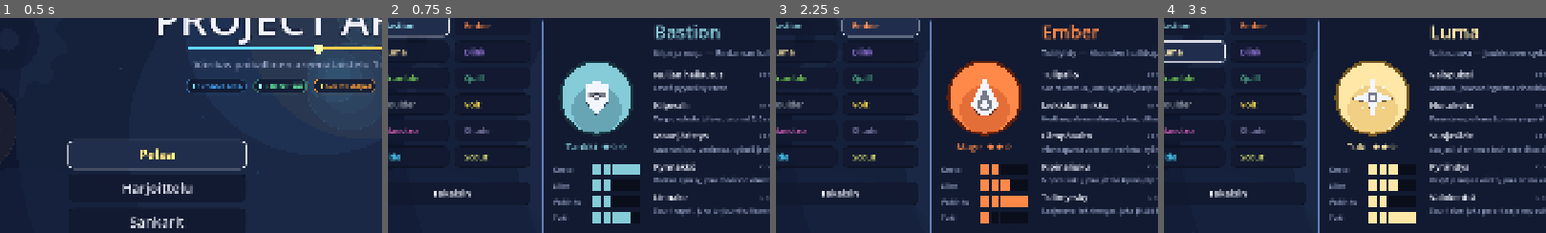
Above: before the commit, frames 1-4 (left to right).
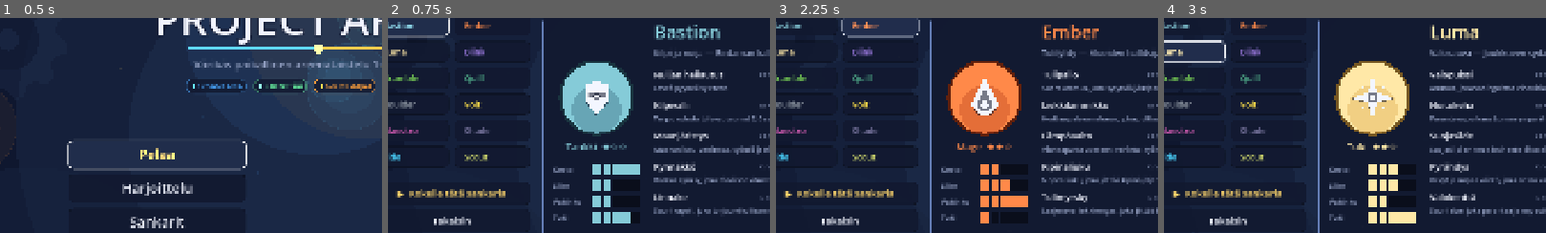
Above: after the commit, the same moments.

Repository: Zafgar/Brawlers
Game: Godot game, scene res://src/main.tscn
The game is run twice, just before and just after one commit, with the same random seed, the same clock (stepped at 60 frames per second) and the same inputs.
Inputs:
- Up to frame 1 (0.5 s): no input
- Up to frame 2 (0.75 s): click "Sankarit" at 0.5 s
- Up to frame 3 (2.25 s): click "Bastion" at 1.25 s; click "Ember" at 2 s
- Up to frame 4 (3 s): click "Luma" at 2.75 s
The pictures show only the part of the screen within x 8-58%, y 14-64%; the shares and areas given below are measured in that part.

Frame 1 is identical in both runs. In frame 2, 1.1% of the frame differs, in the area x 2-31%, y 79-97%; in frame 3, 1.1%; in frame 4, 1.1%.

Commit message:
Erilliset äänisäätimet, vaeltava pyörremyrsky, kokeile-sankaria ja helpompi Easy-botti
Pelitestin palautteen pohjalta:

1. Musiikki- ja tehostesäätimet erikseen. Voitto- ja aloitusfanfaarit
   olivat paljon musiikkia kovempia. Asetuksiin kaksi liukusäädintä
   (Musiikki / Ääniefektit) jotka ohjaavat omia väyliään, musiikkia
   nostettu (-13 -> -8 dB) ja kovimmat fanfaarit (round_start, count_go,
   round_win, match_win) hiljennetty soittokohdissa.

2. Dust Canyonin koko kentän pyyhkivä hiekkaseinämä oli raivostuttava.
   Tilalle paikallinen PYÖRREMYRSKY joka vaeltaa kentällä orgaanisen
   satunnaisesti (usean sinin summa), pyörittää ja hidastaa lievästi
   sisällä olevia mutta on helposti väistettävissä. Uusi suppilografiikka.

3. Sankarigalleriaan "Kokeile tätä sankaria" -nappi, joka hyppää suoraan
   1v1-harjoitteluun valitulla sankarilla (käyttää kytkettyä ohjainta),
   jotta näkee mitä kyvyt oikeasti tekevät.

4. Easy- ja Normal-botit tuntuivat samalta eikä pelejä voittanut. Easy
   nyt selvästi heikompi: hitaampi reagointi, paljon huonompi tähtäys,
   harvoin väistää/käyttää kykyjä, ja uusi aggression-jaksotus jolla
   heikommat botit hyökkäävät vain osan ajasta (Easy ~50%, Normal ~85%,
   Hard 100%). Selkeä ero vaikeustasojen välille.

Co-Authored-By: Claude Opus 4.8 <noreply@anthropic.com>
Claude-Session: https://claude.ai/code/session_01SqBgCfYgCzhYDAn38izic8

Diff:
--- a/src/ai/bot_brain.gd
+++ b/src/ai/bot_brain.gd
@@ -29,6 +29,7 @@
 var ability_chance := 0.6
 var ult_chance := 0.9
 var prediction := 0.5
+var aggression := 1.0           # kuinka suuren osan ajasta botti oikeasti hyökkää
 
 # Roolikohtaiset (asetetaan ensimmäisellä päivityksellä)
 var _role := ""
@@ -55,6 +56,8 @@
 var _aim_err_timer := 0.0
 var _dodge_check_timer := 0.0
 var _strafe_dir := 1.0
+var _atk_phase := 0.0            # hyökkäyksen jaksotus (aggression-vaihtelu)
+var _atk_firing := true
 
 # Quillin lataus-ammunta
 var _hold_timer := 0.0
@@ -64,26 +67,31 @@
 func _init(p_level: int) -> void:
 	level = p_level
 	if level == Game.BotLevel.EASY:
-		reaction = 0.45
-		aim_error_deg = 16.0
-		decision_interval = 0.55
-		dodge_chance = 0.12
-		ability_chance = 0.45
-		prediction = 0.15
+		# Selvästi aloittelijaystävällinen: hidas reagointi, huono tähtäys,
+		# harvoin väistää tai käyttää kykyjä, ja taistelee vain osan ajasta.
+		reaction = 0.72
+		aim_error_deg = 27.0
+		decision_interval = 0.7
+		dodge_chance = 0.05
+		ability_chance = 0.3
+		prediction = 0.0
+		aggression = 0.5
 	elif level == Game.BotLevel.HARD:
-		reaction = 0.13
-		aim_error_deg = 4.0
-		decision_interval = 0.22
-		dodge_chance = 0.72
-		ability_chance = 0.9
-		prediction = 0.9
+		reaction = 0.12
+		aim_error_deg = 3.5
+		decision_interval = 0.2
+		dodge_chance = 0.78
+		ability_chance = 0.92
+		prediction = 0.92
+		aggression = 1.0
 	else:
-		reaction = 0.27
+		reaction = 0.26
 		aim_error_deg = 9.0
-		decision_interval = 0.38
-		dodge_chance = 0.38
-		ability_chance = 0.68
-		prediction = 0.5
+		decision_interval = 0.36
+		dodge_chance = 0.4
+		ability_chance = 0.7
+		prediction = 0.55
+		aggression = 0.85
 	# Ultimatet ovat arvokkaimpia — niitä käytetään kaikilla tasoilla,
 	# heikommilla vain hieman huonommalla ajoituksella.
 	ult_chance = clampf(ability_chance + 0.35, 0.0, 1.0)
@@ -429,7 +437,19 @@
 			_hold_pause = _hold_timer + 0.25
 			_attack = true
 	else:
-		_attack = true
+		_attack = _combat_engaged(delta)
+
+
+## Aggression-jaksotus: heikommat botit hyökkäävät vain osan ajasta, jolloin
+## niiden tehollinen vahinko laskee eikä pelaajaa tulita jatkuvasti.
+func _combat_engaged(delta: float) -> bool:
+	if aggression >= 0.999:
+		return true
+	_atk_phase -= delta
+	if _atk_phase <= 0.0:
+		_atk_phase = randf_range(0.5, 1.0)
+		_atk_firing = randf() < aggression
+	return _atk_firing
 
 
 ## Kyvyt harkitaan vain päätöstahdissa, portitettuna vaikeustasolla.
--- a/src/arena/arena.gd
+++ b/src/arena/arena.gd
@@ -160,7 +160,7 @@
 			sudden_death = true
 			_sd_elapsed = 0.0
 			hud.show_banner("RATKAISUHETKI!", "Seuraava reliikin pito voittaa erän", 2.5)
-			AudioMgr.play("round_start")
+			AudioMgr.play("round_start", 0.05, -5.0)
 		else:
 			_round_over(0 if relic_points[0] > relic_points[1] else 1)
 
@@ -202,7 +202,7 @@
 	if not is_inside_tree():
 		return
 	hud.show_big_number("PELIIN!")
-	AudioMgr.play("count_go")
+	AudioMgr.play("count_go", 0.05, -4.0)
 	state = State.PLAY
 
 
@@ -217,7 +217,7 @@
 			hero.profile.add_score(50.0)
 	relic.drop_from_carrier(false)
 
-	AudioMgr.play("round_win")
+	AudioMgr.play("round_win", 0.05, -4.0)
 	shake(0.4)
 	Fx.ring(self, relic.global_position, Palette.glow(Palette.team(winner_team), 1.6), 240.0, 0.8)
 
@@ -231,7 +231,7 @@
 		Game.last_winner_team = winner_team
 		hud.show_banner("%s VOITTAA OTTELUN!" % winner_name,
 			"Erät %d – %d" % [blue_wins, orange_wins], 3.4)
-		AudioMgr.play("match_win")
+		AudioMgr.play("match_win", 0.05, -6.0)
 		await get_tree().create_timer(3.5).timeout
 		if is_inside_tree():
 			Game.match_finished()
--- a/src/arena/map_dust.gd
+++ b/src/arena/map_dust.gd
@@ -1,11 +1,12 @@
 class_name MapDust
 extends MapBase
 ## Dust Canyon — suuri avoin autiomaa-areena ja LIIKKUVAN VAARAN AREENA.
-## Identiteetti: iso avoin tila + pyyhkäisevä hiekkamyrsky.
+## Identiteetti: iso avoin tila + kentällä vaeltava pyörremyrsky.
 ##  - Selvästi suurin kartta -> pitkät näkölinjat, kaukotaistelu ja kierto
 ##  - Harvat isot kalliomesat suojana; keskikaista avoin (ampujien valtakunta)
-##  - HIEKKAMYRSKY pyyhkii kentän poikki edestakaisin: sisällä hidastaa ja
-##    työntää kulkusuuntaan -> pakottaa siirtämään taistelua, ei staattista
+##  - PYÖRREMYRSKY vaeltaa kentällä satunnaisen näköisesti: paikallinen
+##    pyörre joka pyörittää ja hidastaa sisällä olevia -> väistettävä vaara,
+##    ei koko kenttää pyyhkivä seinämä
 ##  - Myrsky ei tapa (ei ratkaise ottelua sattumalta), mutta kannattaa väistää
 ## Vastapari tiiviille Sparkringille.
 
@@ -17,11 +18,10 @@
 const DUST := Color("cbab78")
 const ACCENT := Color("e0a24a")
 
-const STORM_AMP := 1050.0
-const STORM_W := 0.285          # 2*PI / ~22 s
-const STORM_HALF := 220.0
-const STORM_SLOW := 0.72
-const STORM_PUSH := 110.0
+const TORNADO_R := 180.0        # pyörteen vaikutussäde
+const TORNADO_SLOW := 0.86      # lievä hidastus sisällä
+const TORNADO_SWIRL := 145.0    # kiertävä työntö (pyörii ympäri)
+const TORNADO_PULL := 26.0      # heikko sisäänveto — pääsee silti pois
 
 var _rocks: Array = []          # koristekivet {pos, size, rot}
 var _cacti: Array = []
@@ -65,26 +65,34 @@
 			"size": rng.randf_range(20.0, 34.0)})
 
 
-# --- Myrsky vaikuttaa liikkumiseen ---
-
-func _storm_x() -> float:
-	return STORM_AMP * sin(_time * STORM_W)
-
-
-func _storm_dir() -> float:
-	return signf(cos(_time * STORM_W))
+# --- Pyörremyrsky vaikuttaa liikkumiseen ---
+
+## Pyörteen sijainti vaeltaa kentällä orgaanisesti (usean eritaajuisen sinin
+## summa näyttää satunnaiselta muttei koskaan tarkalleen toistu). Deterministinen,
+## joten piirto ja fysiikka lukevat saman paikan.
+func _tornado_at() -> Vector2:
+	var t := _time
+	var x := 640.0 * sin(t * 0.19) + 360.0 * sin(t * 0.073 + 1.1)
+	var y := 300.0 * sin(t * 0.16 + 2.0) + 150.0 * sin(t * 0.101 + 0.5)
+	return Vector2(x, y)
 
 
 func terrain_mult(pos: Vector2) -> float:
-	if absf(pos.x - _storm_x()) < STORM_HALF:
-		return STORM_SLOW
+	if pos.distance_to(_tornado_at()) < TORNADO_R:
+		return TORNADO_SLOW
 	return 1.0
 
 
 func conveyor_push(pos: Vector2) -> Vector2:
-	if absf(pos.x - _storm_x()) < STORM_HALF:
-		return Vector2(_storm_dir() * STORM_PUSH, 0.0)
-	return Vector2.ZERO
+	var center := _tornado_at()
+	var to_center := center - pos
+	var d := to_center.length()
+	if d >= TORNADO_R or d < 1.0:
+		return Vector2.ZERO
+	var radial := to_center / d                       # kohti keskustaa
+	var tangent := Vector2(-radial.y, radial.x)       # kohtisuora -> kierto
+	var strength := 1.0 - d / TORNADO_R               # voimakkaampi keskellä
+	return tangent * TORNADO_SWIRL * (0.35 + 0.65 * strength) + radial * TORNADO_PULL * strength
 
 
 # --- Piirto ---
@@ -99,7 +107,7 @@
 	_draw_mesas()
 	_draw_center_pad()
 	_draw_rocks()
-	_draw_storm(half)
+	_draw_tornado()
 
 	_draw_sand_motes(20, DUST, 10.0, 8080)
 	_draw_vignette()
@@ -200,28 +208,35 @@
 			Color("3f7a45"), 6.0)
 
 
-func _draw_storm(half: Vector2) -> void:
-	var sx := _storm_x()
-	var dir := _storm_dir()
-	# Sumea seinämä
-	draw_rect(Rect2(sx - STORM_HALF, -half.y, STORM_HALF * 2.0, map_size.y),
-		Palette.with_alpha(DUST, 0.10))
-	draw_rect(Rect2(sx - STORM_HALF * 0.55, -half.y, STORM_HALF * 1.1, map_size.y),
-		Palette.with_alpha(DUST, 0.12))
-	# Tuuliviirut vierivät kulkusuuntaan
-	var rng := RandomNumberGenerator.new()
-	rng.seed = 77
-	for i in range(46):
-		var sy := -half.y + rng.randf_range(0.0, map_size.y)
-		var scroll := fmod(_time * 700.0 * dir + i * 120.0, STORM_HALF * 2.0)
-		var lx := sx - STORM_HALF + fmod(scroll + STORM_HALF * 2.0, STORM_HALF * 2.0)
-		var len := rng.randf_range(30.0, 80.0)
-		draw_line(Vector2(lx, sy), Vector2(lx + dir * len, sy),
-			Palette.with_alpha(DUST, 0.25), 2.0)
-	# Etureuna korostuu (varoitus)
-	var edge_x := sx + dir * STORM_HALF
-	draw_line(Vector2(edge_x, -half.y), Vector2(edge_x, half.y),
-		Palette.with_alpha(Palette.glow(ACCENT, 1.3), 0.4), 3.0)
+func _draw_tornado() -> void:
+	var c := _tornado_at()
+	var spin := _time * 3.6
+	# Varjo maassa
+	draw_circle(c + Vector2(0, 18), TORNADO_R * 0.9, Palette.with_alpha(Color.BLACK, 0.18))
+	# Pehmeät pölykehät
+	draw_circle(c, TORNADO_R, Palette.with_alpha(DUST, 0.05))
+	draw_circle(c, TORNADO_R * 0.66, Palette.with_alpha(DUST, 0.07))
+	draw_circle(c, TORNADO_R * 0.34, Palette.with_alpha(DUST, 0.09))
+	# Pyörivät spiraalikädet (suppilo ylhäältä katsottuna)
+	for arm in range(3):
+		var pts := PackedVector2Array()
+		var base_a := spin + arm * TAU / 3.0
+		for i in range(26):
+			var f := float(i) / 25.0
+			var rad := TORNADO_R * (1.0 - f * 0.86)
+			var a := base_a + f * 6.5
+			pts.append(c + Vector2(cos(a), sin(a)) * rad)
+		draw_polyline(pts, Palette.with_alpha(DUST, 0.28), 3.0)
+	# Lentävä pöly
+	for i in range(16):
+		var pa := spin * 1.35 + i * TAU / 16.0
+		var prad := TORNADO_R * (0.25 + 0.62 * absf(sin(_time * 0.9 + i * 1.7)))
+		draw_circle(c + Vector2(cos(pa), sin(pa)) * prad, 3.0, Palette.with_alpha(DUST, 0.5))
+	# Hehkuva ydin
+	var pulse := 0.5 + 0.5 * sin(_time * 4.0)
+	draw_circle(c, 24.0 + pulse * 4.0, Palette.with_alpha(Palette.glow(ACCENT, 1.2), 0.4))
+	# Varoituskehä reunalle
+	draw_arc(c, TORNADO_R, 0.0, TAU, 44, Palette.with_alpha(Palette.glow(ACCENT, 1.3), 0.35), 2.0)
 
 
 func _draw_sand_motes(count: int, base_color: Color, rise_speed: float, seed_val: int) -> void:
--- a/src/autoload/audio_mgr.gd
+++ b/src/autoload/audio_mgr.gd
@@ -5,7 +5,7 @@
 
 const RATE := 22050
 const POOL_SIZE := 12
-const MUSIC_VOL := -13.0
+const MUSIC_VOL := -8.0          # musiikin soittimien häivytystaso
 
 var _streams := {}
 var _players: Array = []
@@ -76,6 +76,18 @@
 
 func set_master_volume(v: float) -> void:
 	AudioServer.set_bus_volume_db(0, linear_to_db(clampf(v, 0.001, 1.0)))
+
+
+func set_sfx_volume(v: float) -> void:
+	var idx := AudioServer.get_bus_index("SFX")
+	if idx >= 0:
+		AudioServer.set_bus_volume_db(idx, linear_to_db(clampf(v, 0.0001, 1.0)))
+
+
+func set_music_volume(v: float) -> void:
+	var idx := AudioServer.get_bus_index("Music")
+	if idx >= 0:
+		AudioServer.set_bus_volume_db(idx, linear_to_db(clampf(v, 0.0001, 1.0)))
 
 
 ## Vaihtaa taustamusiikin (pehmeä ristihäivytys). Sama nimi = ei uudelleenaloitusta.
--- a/src/autoload/game.gd
+++ b/src/autoload/game.gd
@@ -24,7 +24,9 @@
 var last_winner_team := 0
 
 var options := {
-	"volume": 0.85,
+	"volume": 0.9,            # kokonaisäänenvoimakkuus (master)
+	"music_volume": 0.9,      # musiikin oma säädin
+	"sfx_volume": 0.7,        # ääniefektien oma säädin
 	"music": true,
 	"shake": true,
 	"fullscreen": true,
@@ -130,6 +132,45 @@
 	_swap(HeroGallery.new())
 
 
+## Pikakokeilu: hyppää suoraan harjoitusotteluun valitulla sankarilla (1v1 vs
+## helppo botti), jotta näkee mitä sankari tekee. Käyttää käytössä olevaa
+## ohjainta jos sellainen on kytketty, muuten näppäimistöä.
+func try_hero(hero_id: String) -> void:
+	practice = true
+	team_size = 1
+	rounds_to_win = 1
+	bot_level = BotLevel.EASY
+
+	var human := PlayerProfile.new()
+	human.index = 0
+	var pads := Input.get_connected_joypads()
+	human.device = pads[0] if not pads.is_empty() else -1
+	human.is_bot = false
+	human.team = 0
+	human.hero_id = hero_id
+	human.display_name = "Sinä"
+
+	var bot := PlayerProfile.new()
+	bot.index = 1
+	bot.device = -2
+	bot.is_bot = true
+	bot.team = 1
+	bot.hero_id = _random_other_hero(hero_id)
+	bot.display_name = "Harjoitusbotti"
+
+	roster = [human, bot]
+	start_match()
+
+
+func _random_other_hero(exclude: String) -> String:
+	var pool: Array = HeroDef.ORDER.duplicate()
+	pool.erase(exclude)
+	if pool.is_empty():
+		return exclude
+	var pick: String = pool[randi() % pool.size()]
+	return pick
+
+
 func start_match() -> void:
 	blue_rounds = 0
 	orange_rounds = 0
@@ -177,6 +218,8 @@
 	if cfg.load(OPTIONS_PATH) != OK:
 		return
 	options.volume = cfg.get_value("audio", "volume", options.volume)
+	options.music_volume = cfg.get_value("audio", "music_volume", options.music_volume)
+	options.sfx_volume = cfg.get_value("audio", "sfx_volume", options.sfx_volume)
 	options.music = cfg.get_value("audio", "music", options.music)
 	options.shake = cfg.get_value("video", "shake", options.shake)
 	options.fullscreen = cfg.get_value("video", "fullscreen", options.fullscreen)
@@ -185,6 +228,8 @@
 func save_options() -> void:
 	var cfg := ConfigFile.new()
 	cfg.set_value("audio", "volume", options.volume)
+	cfg.set_value("audio", "music_volume", options.music_volume)
+	cfg.set_value("audio", "sfx_volume", options.sfx_volume)
 	cfg.set_value("audio", "music", options.music)
 	cfg.set_value("video", "shake", options.shake)
 	cfg.set_value("video", "fullscreen", options.fullscreen)
@@ -193,5 +238,7 @@
 
 func apply_options() -> void:
 	AudioMgr.set_master_volume(options.volume)
+	AudioMgr.set_music_volume(options.music_volume)
+	AudioMgr.set_sfx_volume(options.sfx_volume)
 	AudioMgr.set_music_enabled(options.music)
 	_apply_fullscreen()
--- a/src/ui/hero_gallery.gd
+++ b/src/ui/hero_gallery.gd
@@ -61,6 +61,12 @@
 			first_button = btn
 
 	list.add_child(UiKit.spacer(14))
+	var try_btn := UiKit.button("▶  Kokeile tätä sankaria", func(): Game.try_hero(_selected), 24)
+	try_btn.custom_minimum_size = Vector2(400, 0)
+	try_btn.add_theme_color_override("font_color", Palette.GOLD)
+	try_btn.add_theme_color_override("font_hover_color", Palette.glow(Palette.GOLD, 1.3))
+	try_btn.add_theme_color_override("font_focus_color", Palette.glow(Palette.GOLD, 1.3))
+	list.add_child(try_btn)
 	var back_btn := UiKit.button("Takaisin", func(): Game.go_menu(), 24)
 	back_btn.custom_minimum_size = Vector2(400, 0)
 	list.add_child(back_btn)
--- a/src/ui/main_menu.gd
+++ b/src/ui/main_menu.gd
@@ -169,26 +169,29 @@
 	box.add_child(UiKit.title("ASETUKSET", 52))
 	box.add_child(UiKit.spacer(8))
 
-	box.add_child(UiKit.label("Äänenvoimakkuus", 24))
-	var slider := HSlider.new()
-	slider.min_value = 0.0
-	slider.max_value = 1.0
-	slider.step = 0.05
-	slider.value = Game.options.volume
-	slider.custom_minimum_size = Vector2(460, 32)
-	slider.value_changed.connect(func(v):
-		Game.options.volume = v
-		Game.apply_options())
-	box.add_child(slider)
-
-	var music_check := CheckButton.new()
-	music_check.text = "Musiikki"
-	music_check.button_pressed = Game.options.music
-	music_check.add_theme_font_size_override("font_size", 24)
-	music_check.toggled.connect(func(on):
-		Game.options.music = on
-		Game.apply_options())
-	box.add_child(music_check)
+	box.add_child(UiKit.label("Musiikki", 24))
+	var music_slider := HSlider.new()
+	music_slider.min_value = 0.0
+	music_slider.max_value = 1.0
+	music_slider.step = 0.05
+	music_slider.value = Game.options.music_volume
+	music_slider.custom_minimum_size = Vector2(460, 32)
+	music_slider.value_changed.connect(func(v):
+		Game.options.music_volume = v
+		AudioMgr.set_music_volume(v))
+	box.add_child(music_slider)
+
+	box.add_child(UiKit.label("Ääniefektit", 24))
+	var sfx_slider := HSlider.new()
+	sfx_slider.min_value = 0.0
+	sfx_slider.max_value = 1.0
+	sfx_slider.step = 0.05
+	sfx_slider.value = Game.options.sfx_volume
+	sfx_slider.custom_minimum_size = Vector2(460, 32)
+	sfx_slider.value_changed.connect(func(v):
+		Game.options.sfx_volume = v
+		AudioMgr.set_sfx_volume(v))
+	box.add_child(sfx_slider)
 
 	var shake_check := CheckButton.new()
 	shake_check.text = "Ruudun tärinä"
